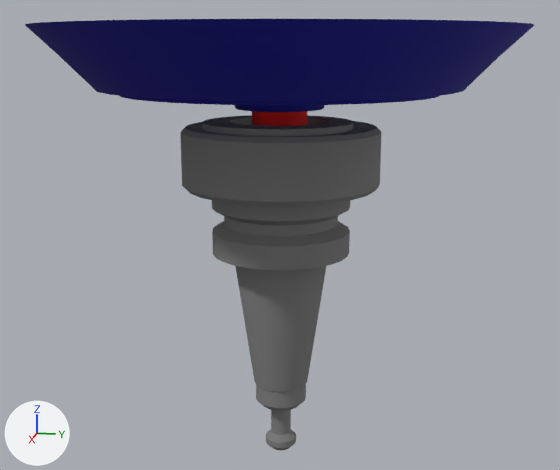
A saved change to the COLLADA model twc_support/CAD/eoat/bt30_sander/urdf/visual/base_link.dae.
Camera for both pictures: a 50 mm camera at (0.249, 0.0495, 0.0679) aimed at (0.0011, -0.0001, 0.0059). The axes (+X, +Y, +Z) are drawn at lower left. The lights are the same throughout.

Names of what the first picture shows: 'node0', 'node1', 'node2'.
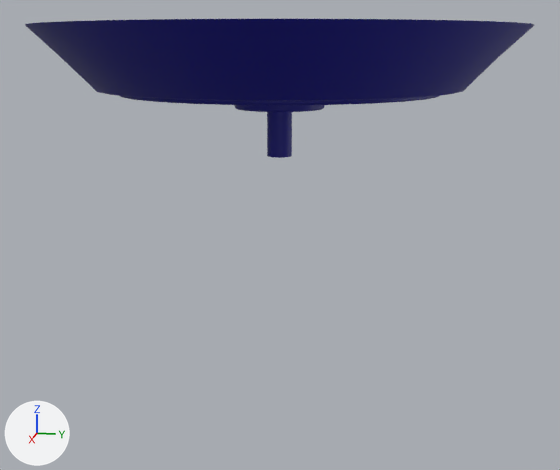
The newer file is also turned or shifted as a whole; pictures and numbers use the older file's frame.

Location of each change, (x1, y1, x2, y2) in pixels of the pictures (560 x 470 px):
'node0', deleted: before (180, 115, 381, 450)
'node1', deleted (red): before (252, 111, 307, 126)

The change, as a diff of the scene's bpy script:
```diff
--- a/twc_support/CAD/eoat/bt30_sander/urdf/visual/base_link.dae.py
+++ b/twc_support/CAD/eoat/bt30_sander/urdf/visual/base_link.dae.py
@@ ob_node0 @@
-ob_node0 = bpy.data.objects.new('node0', me_part__feature)
-ob_node0.location = (0.0, 0.0, 0.0)
@@ ob_node1 @@
-ob_node1 = bpy.data.objects.new('node1', me_part__feature001)
-ob_node1.location = (0.0, 0.0, 0.0)
```
